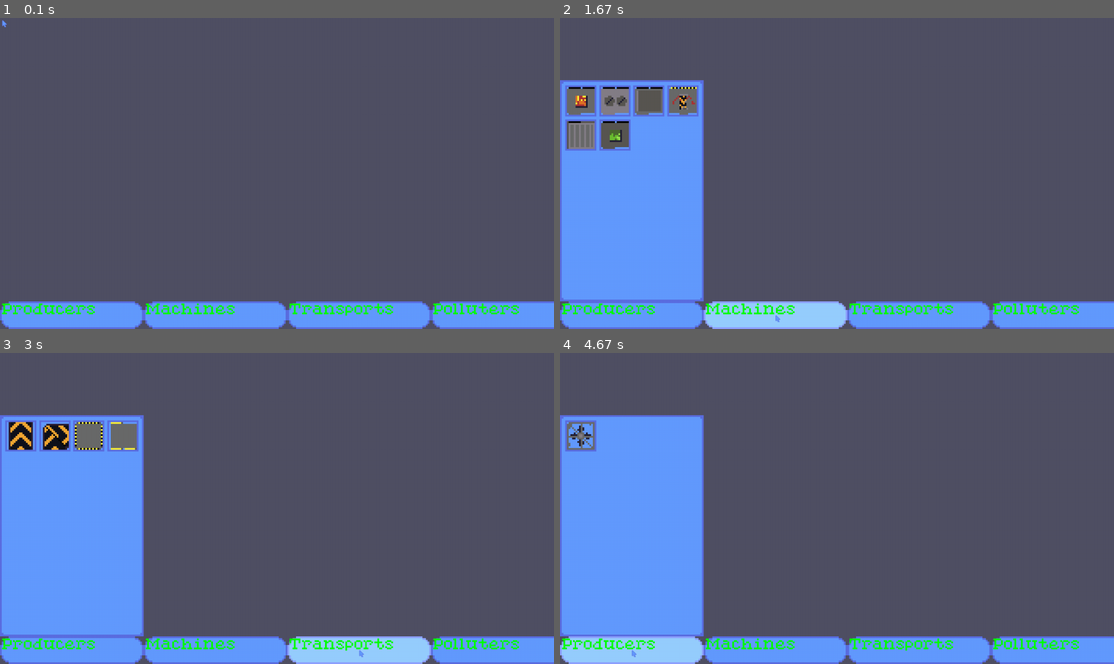
Above: before the commit, frames 1-4 (two rows, left to right).
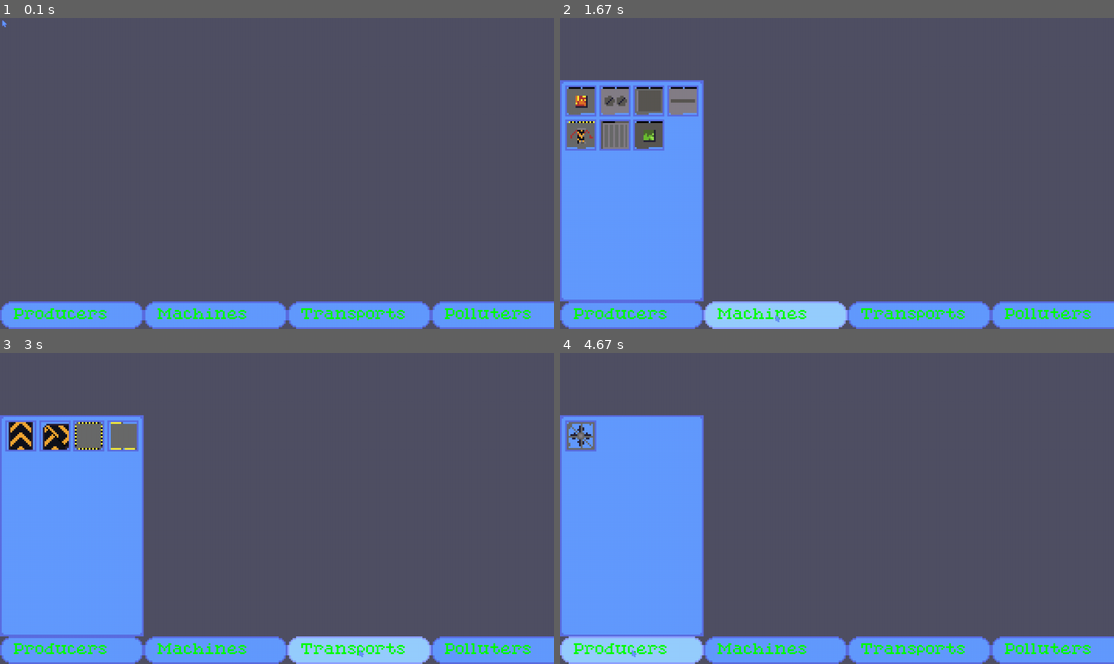
Above: after the commit, the same moments.

Repository: fijianfugufish/factory-game
Game: pygame game, started from main.pyw
The game is run twice, just before and just after one commit, with the same random seed, the same clock (stepped at 60 frames per second) and the same inputs.
Inputs (mouse positions are in pixels of both pictures, inside the frame that each line leads up to):
- Up to frame 1 (0.1 s): no input
- Up to frame 2 (1.67 s): hold P 0.33-0.8 s; hold D 0.33-0.8 s; click "Polluters" at 0.88 s; click "Producers" at 1.22 s; click "Machines" at 1.55 s
- Up to frame 3 (3 s): click (144, 511) at 1.88 s; click "Transports" at 2.22 s; click "Producers" at 2.55 s; click "Transports" at 2.88 s
- Up to frame 4 (4.67 s): click (920, 399) at 3.22 s; click (1041, 617) at 3.55 s; click (903, 536) at 3.88 s; click "Machines" at 4.22 s; click "Producers" at 4.55 s

The runs differ from the first frame. In frame 1, 1.8% of the frame differs, in the area x 0-96%, y 91-98%; in frame 2, 3.3%, in the area x 0-96%, y 22-98%; in frame 3, 1.8%; in frame 4, 1.8%.

Commit message:
added some more content

Diff:
--- a/buildSystem.py
+++ b/buildSystem.py
@@ -40,6 +40,13 @@
         "size": (2, 2),
         "price": [fac.Items.IronOre, 4],
         "component": fac.basicPress,
+    },
+    "BasicCutter": {
+        "image": dec._BasicCutterFrames[0],
+        "displayName": "Basic Cutter",
+        "size": (2, 2),
+        "price": [fac.Items.IronOre, 4],
+        "component": fac.basicCutter,
     },
     "BasicAssembler": {
         "image": dec._BasicAssemblerFrames[0],
--- a/decodeFactory.py
+++ b/decodeFactory.py
@@ -47,6 +47,8 @@
 
 _BasicExtruderFrames = [image.load(f"Images/Machine/Extruder/Extruder{i}.png").convert_alpha() for i in range(1, 6)]
 
+_BasicCutterFrames = [image.load(f"Images/Machine/Cutter/Cutter{i}.png").convert_alpha() for i in range(1, 31)]
+
 #* inventories
 _BasicContainerSprite = image.load("Images/Inventory/Container/BasicContainer.png").convert_alpha()
 
@@ -63,6 +65,7 @@
 _IronOreSprite = image.load("Images/Item/Ore/IronOre.png").convert_alpha()
 _CopperOreSprite = image.load("Images/Item/Ore/CopperOre.png").convert_alpha()
 _TitaniumOreSprite = image.load("Images/Item/Ore/TitaniumOre.png").convert_alpha()
+_UraniumOreSprite = image.load("Images/Item/Ore/UraniumOre.png").convert_alpha()
 
 _SteelIngotSprite = image.load("Images/Item/Ingot/SteelIngot.png").convert_alpha()
 _IronIngotSprite = image.load("Images/Item/Ingot/IronIngot.png").convert_alpha()
@@ -72,14 +75,20 @@
 _SteelPlateSprite = image.load("Images/Item/Plate/SteelPlate.png").convert_alpha()
 _IronPlateSprite = image.load("Images/Item/Plate/IronPlate.png").convert_alpha()
 _TitaniumPlateSprite = image.load("Images/Item/Plate/IronPlate.png").convert_alpha()
+_ReinforcedPlateSprite = image.load("Images/Item/Plate/ReinforcedPlate.png").convert_alpha()
 
 _IronRodSprite = image.load("Images/Item/Rod/IronRod.png").convert_alpha()
 _SteelRodSprite = image.load("Images/Item/Rod/SteelRod.png").convert_alpha()
 _TitaniumRodSprite = image.load("Images/Item/Rod/TitaniumRod.png").convert_alpha()
+_UraniumRodSprite = image.load("Images/Item/Rod/UraniumRod.png").convert_alpha()
 
 _SteelFrameSprite = image.load("Images/Item/Frame/Frame.png").convert_alpha()
 
 _IronGearSprite = image.load("Images/Item/Gear/IronGear.png").convert_alpha()
+_IronSpringSprite = image.load("Images/Item/Spring/IronSpring.png").convert_alpha()
+_IronScrewSprite = image.load("Images/Item/Screw/IronScrew.png").convert_alpha()
+
+_SimpleMechanicPartsSprite = image.load("Images/Item/MechanicParts/SimpleMechanicParts.png").convert_alpha()
 
 class Producer(pygameui.AnimatableSprite):
     def __init__(self, x, y, id, worldPos, type, **kwargs):
@@ -147,6 +156,10 @@
                 self.changeImage(_BasicExtruderFrames[0])
                 self.addAnimation("roll", *_BasicExtruderFrames)
                 self.startAnimation("roll", 10)
+            case "BasicCutter":
+                self.changeImage(_BasicCutterFrames[0])
+                self.addAnimation("slice", *_BasicCutterFrames)
+                self.startAnimation("slice", 10)
             case "AdvancedFurnace":
                 self.changeImage(_AdvancedFurnaceFrames[0])
                 self.addAnimation("supercook", *_AdvancedFurnaceFrames)
@@ -206,6 +219,8 @@
                 self.changeImage(_CopperOreSprite)
             case fac.Items.TitaniumOre:
                 self.changeImage(_TitaniumOreSprite)
+            case fac.Items.UraniumOre:
+                self.changeImage(_UraniumOreSprite)
 
             case fac.Items.SteelIngot:
                 self.changeImage(_SteelIngotSprite)
@@ -222,6 +237,8 @@
                 self.changeImage(_IronPlateSprite)
             case fac.Items.TitaniumPlate:
                 self.changeImage(_TitaniumPlateSprite)
+            case fac.Items.ReinforcedPlate:
+                self.changeImage(_ReinforcedPlateSprite)
 
             case fac.Items.IronRod:
                 self.changeImage(_IronRodSprite)
@@ -229,12 +246,21 @@
                 self.changeImage(_SteelRodSprite)
             case fac.Items.TitaniumRod:
                 self.changeImage(_TitaniumRodSprite)
+            case fac.Items.UraniumRod:
+                self.changeImage(_UraniumRodSprite)
 
             case fac.Items.SteelFrame:
                 self.changeImage(_SteelFrameSprite)
 
             case fac.Items.IronGear:
                 self.changeImage(_IronGearSprite)
+            case fac.Items.IronScrew:
+                self.changeImage(_IronScrewSprite)
+            case fac.Items.IronSpring:
+                self.changeImage(_IronSpringSprite)
+
+            case fac.Items.SimpleMechanicParts:
+                self.changeImage(_SimpleMechanicPartsSprite)
 
             case _:
                 raise ValueError(f"unknown item type {item.name!r}")
--- a/factory.py
+++ b/factory.py
@@ -28,6 +28,12 @@
     SteelRod = 15
     TitaniumRod = 16
     SteelFrame = 17
+    IronScrew = 18
+    IronSpring = 19
+    UraniumOre = 20
+    UraniumRod = 21
+    ReinforcedPlate = 22
+    SimpleMechanicParts = 23
 
 @dataclass
 class Recipe():
@@ -74,6 +80,16 @@
     time = 1,
 )
 
+reinforcedPlateRecipe = Recipe(
+    ingredients = {
+        Items.SteelPlate: 1,
+        Items.IronPlate: 1,
+        Items.IronScrew: 4,
+        },
+    result = [Items.ReinforcedPlate, 1],
+    time = 10,
+)
+
 #* rod recipes
 
 ironRodRecipe = Recipe(
@@ -100,7 +116,7 @@
     time = 1,
 )
 
-#* frame recipes
+#* frame recipe
 
 steelFrameRecipe = Recipe(
     ingredients = {
@@ -108,6 +124,48 @@
         Items.SteelRod: 4,
         },
     result = [Items.SteelFrame, 1],
+    time = 10,
+)
+
+#* gear recipe
+
+ironGearRecipe = Recipe(
+    ingredients = {
+        Items.IronPlate: 1,
+        },
+    result = [Items.IronGear, 1],
+    time = 1,
+)
+
+#* spring recipe
+
+ironSpringRecipe = Recipe(
+    ingredients = {
+        Items.IronRod: 1,
+        },
+    result = [Items.IronSpring, 1],
+    time = 3,
+)
+
+#* screw recipe
+
+ironScrewRecipe = Recipe(
+    ingredients = {
+        Items.IronRod: 1,
+        },
+    result = [Items.IronScrew, 1],
+    time = 2,
+)
+
+#* mechanic parts recipe
+
+simpleMechanicPartsRecipe = Recipe(
+    ingredients = {
+        Items.IronGear: 1,
+        Items.IronSpring: 1,
+        Items.IronScrew: 1,
+        },
+    result = [Items.SimpleMechanicParts, 1],
     time = 10,
 )
 
@@ -243,7 +301,7 @@
 
 basicAssembler = Machine(
     type = "BasicAssembler",
-    recipes = [steelFrameRecipe],
+    recipes = [steelFrameRecipe, reinforcedPlateRecipe, simpleMechanicPartsRecipe],
     progress = 0,
     maxItems = 7,
     size = (3, 2)
@@ -252,6 +310,14 @@
 basicExtruder = Machine(
     type = "BasicExtruder",
     recipes = [ironRodRecipe, steelRodRecipe],
+    progress = 0,
+    maxItems = 5,
+    size = (2, 2)
+)
+
+basicCutter = Machine(
+    type = "BasicCutter",
+    recipes = [ironGearRecipe, ironSpringRecipe, ironScrewRecipe],
     progress = 0,
     maxItems = 5,
     size = (2, 2)
@@ -271,7 +337,7 @@
 
 drill2 = Producer(
     type = "BasicDrill",
-    material = Items.IronOre,
+    material = Items.Coal,
     canHarvest = [Items.Coal],
     speed = 4,
     efficiency = 5,
--- a/main.pyw
+++ b/main.pyw
@@ -25,8 +25,6 @@
 
     decodeAndRender(mainFactory, forceRender = True)
 
-    bent = False
-
     BuildMenu.init()
 
     while gameRunning:
@@ -53,7 +51,9 @@
                 elif e.key == K_f:
                     BuildMenu.buildFlip()
                 elif e.key == K_p:
-                    bent = not bent
+                    # temporary coal drill
+                    placeComponent(mainFactory, fac.drill2, screenToWorld((mousex, mousey)), fac.Directions.North, (False, False))
+                    decodeAndRender(mainFactory, dt = dt, forceRender = True)
 
             if e.type == MOUSEMOTION:
                 BuildMenu.buildSetPosition((mousex, mousey))
--- a/pygameui.py
+++ b/pygameui.py
@@ -9,8 +9,8 @@
     "fontSize": 32,
     "font": "fonts/pixelfont.ttf",
     "textColor": (0, 255, 0),
-    "textPadx": 5,
-    "textPady": 5,
+    "textPadx": 32,
+    "textPady": 16,
     "darkeningAmount": 0.8,
     "lighteningAmount": 1.2,
 }
Binary file added: Images/Item/MechanicParts/SimpleMechanicParts.png
Binary file added: Images/Item/Ore/UraniumOre.png
Binary file added: Images/Item/Plate/ReinforcedPlate.png
Binary file added: Images/Item/Rod/UraniumRod.png
Binary file added: Images/Item/Screw/IronScrew.png
Binary file added: Images/Item/Spring/IronSpring.png
Binary file added: Images/Machine/Cutter/Cutter1.png
Binary file added: Images/Machine/Cutter/Cutter10.png
Binary file added: Images/Machine/Cutter/Cutter11.png
Binary file added: Images/Machine/Cutter/Cutter12.png
Binary file added: Images/Machine/Cutter/Cutter13.png
Binary file added: Images/Machine/Cutter/Cutter14.png
(and 24 more such lines)
